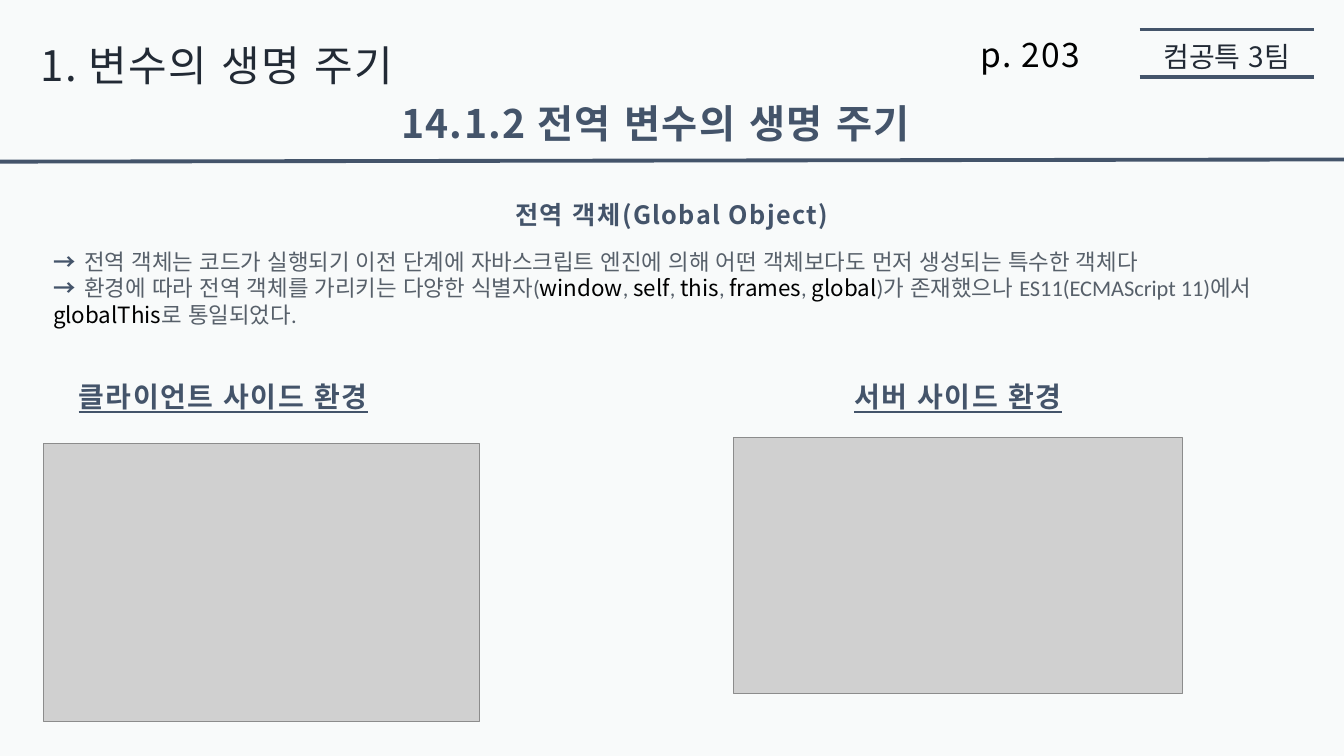
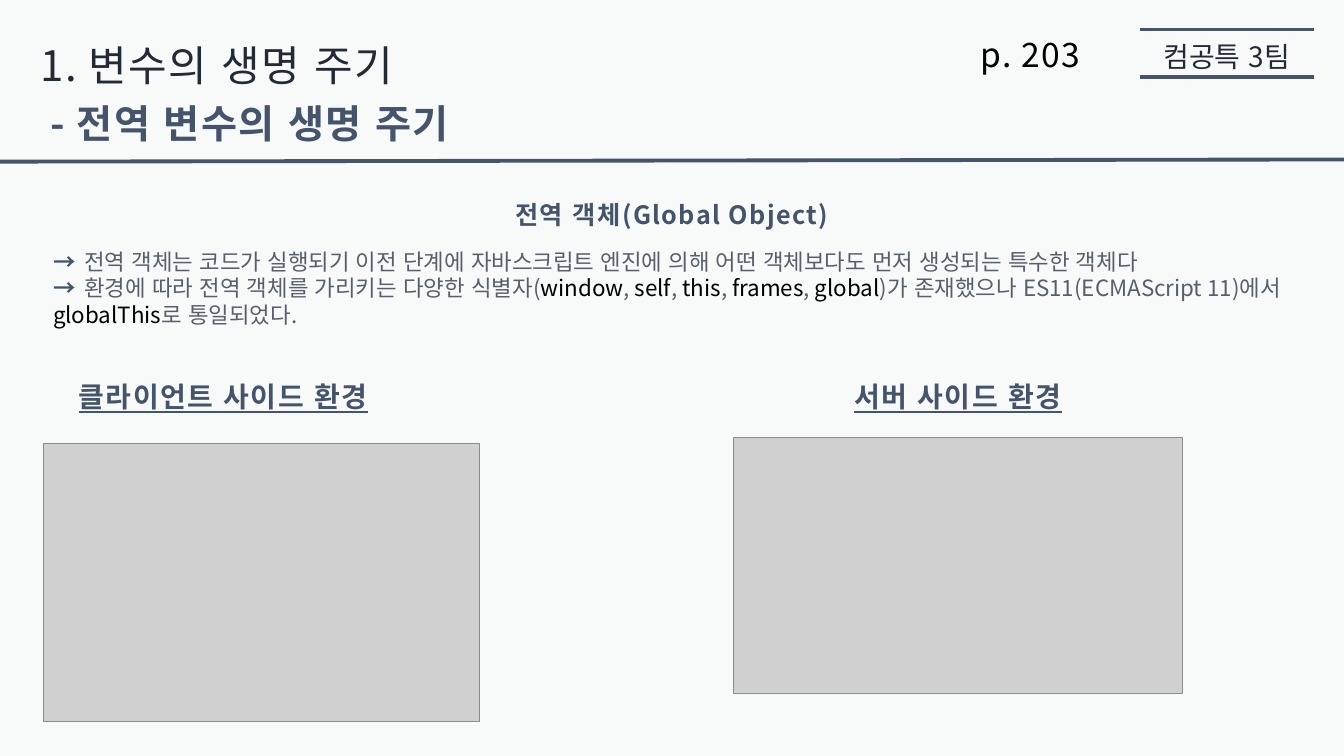
Before and after one commit to jaehoo1/Modern-JavaScript-Deep-Dive, a slide deck: slide 10 of 10. 전역 변수의 문제점/presentation10/Alisherka7/전역 변수의 문제점 - 알레셰르.pptx. Drawn at 1344x756 pixels with LibreOffice and Linux fonts; fonts in the diff are those of the drawing; grey boxes stand for pictures. Boxes give left, top, right and bottom in pixels: in the first picture for what was removed or moved away, otherwise in the second. Text is boxed around its words. In the diff, an @@ line names an element or a change of style, - is before the commit and + after.

```diff
--- a/10. 전역 변수의 문제점/presentation10/Alisherka7/전역 변수의 문제점 - 알레셰르.pptx
+++ b/10. 전역 변수의 문제점/presentation10/Alisherka7/전역 변수의 문제점 - 알레셰르.pptx
@@ text at bbox=[77, 105, 448, 142]: text changed @@
-14.1.2 전역 변수의 생명 주기
+- 전역 변수의 생명 주기
@@ text "→ 전역 객체는 코드가 실행되기 ..." at bbox=[53, 251, 1281, 329]: font Calibri to Noto Sans CJK KR in "전역 객체는 코드가 실행되기 이전 단계에 자바스크립트 ...", "환경에 따라 전역 객체를 가리키는 다양한 식별자(window, ...", "globalThis로 통일되었다." @@
```
Also in this commit, not shown: 8 other slides changed, 2 slides removed.
